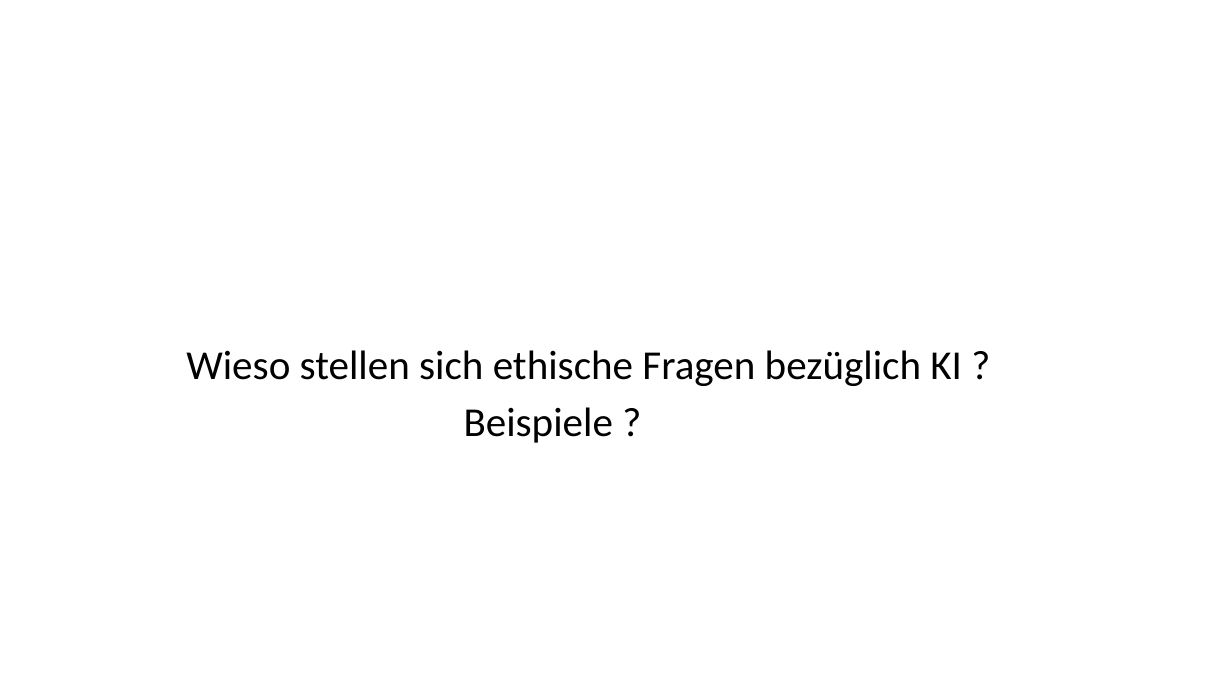
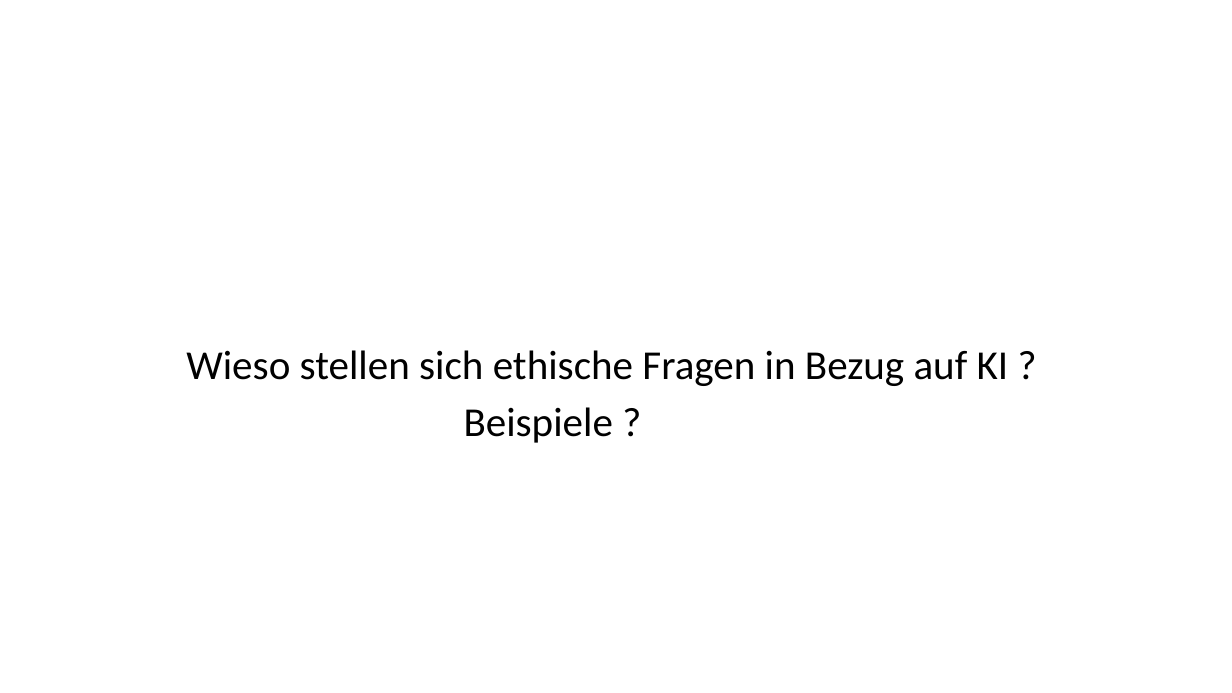
Before and after one commit to bosinoliver/ros-kinect-roboticarm, a slide deck: slide 4 of Kognitive Systeme Vortrag/Ethics in AI.pptx (slide 3 before the commit). Drawn at 1232x693 pixels with LibreOffice and Linux fonts; fonts in the diff are those of the drawing; background and template pictures are left out. Boxes give left, top, right and bottom in pixels: in the first picture for what was removed or moved away, otherwise in the second. Text is boxed around its words. In the diff, an @@ line names an element or a change of style, - is before the commit and + after.

```diff
--- a/Kognitive Systeme Vortrag/Ethics in AI.pptx
+++ b/Kognitive Systeme Vortrag/Ethics in AI.pptx
@@ text at [186, 350, 1009, 386]: text changed @@
-Wieso stellen sich ethische Fragen bezüglich KI ?
+Wieso stellen sich ethische Fragen in Bezug auf KI ?
```
Also in this commit, not shown: 7 other slides changed, 9 slides added, 2 slides removed, 1 other file.
